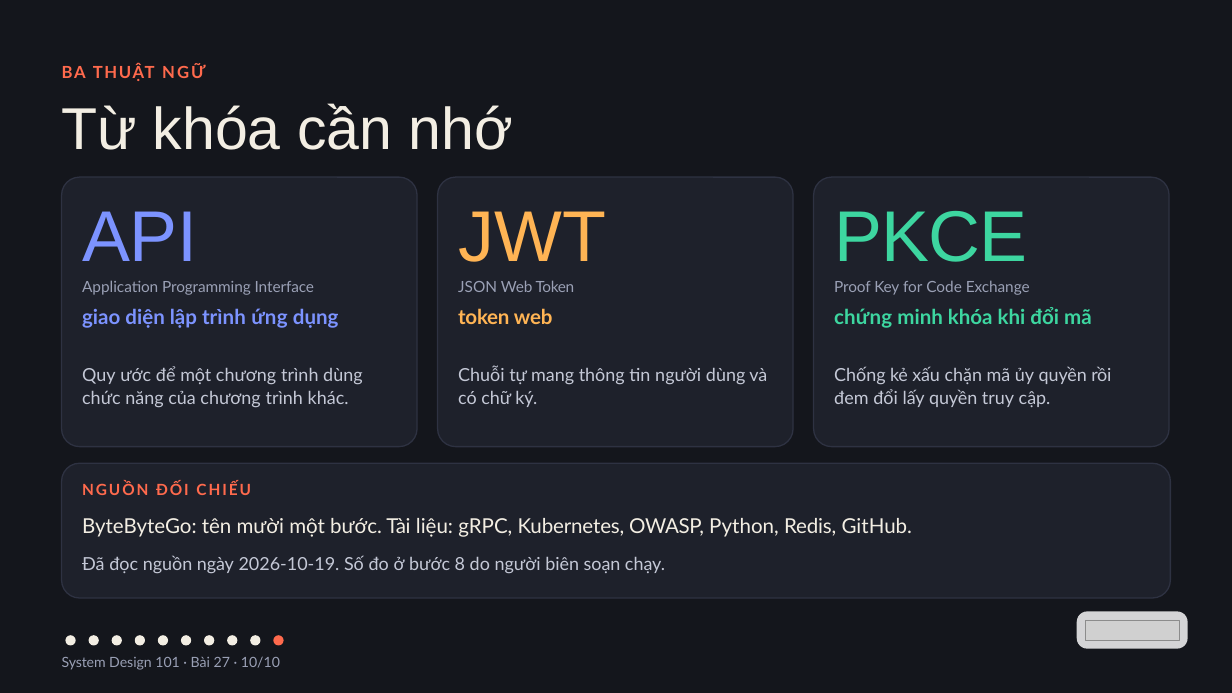
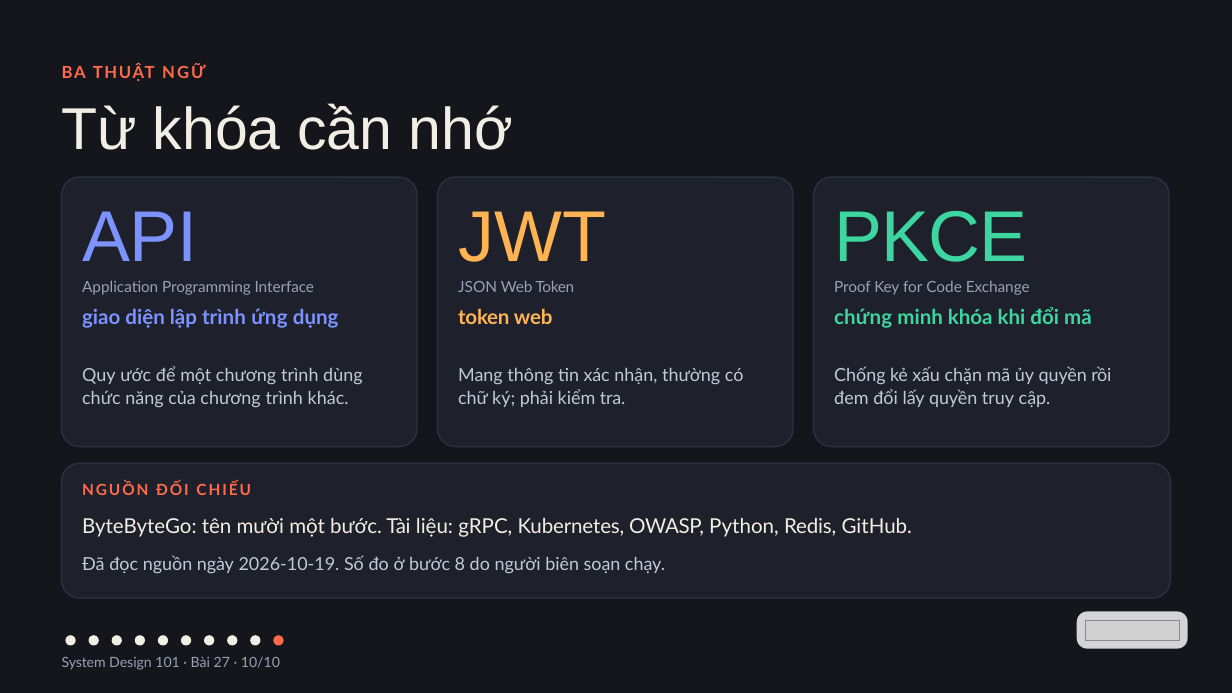
Before and after one commit to vohoailinh90/tool-marketing-studio, a slide deck: slide 10 of system-design-101/vi/lessons/sd-10-027/slides/sd-10-027.pptx. Drawn at 1232x693 pixels with LibreOffice and Linux fonts; fonts in the diff are those of the drawing; grey boxes stand for pictures. Boxes give left, top, right and bottom in pixels: in the first picture for what was removed or moved away, otherwise in the second. Text is boxed around its words. In the diff, an @@ line names an element or a change of style, - is before the commit and + after.

```diff
--- a/system-design-101/vi/lessons/sd-10-027/slides/sd-10-027.pptx
+++ b/system-design-101/vi/lessons/sd-10-027/slides/sd-10-027.pptx
@@ text at [458, 368, 744, 407]: text changed @@
-Chuỗi tự mang thông tin người dùng và có chữ ký.
+Mang thông tin xác nhận, thường có chữ ký; phải kiểm tra.
```
Also in this commit, not shown: 1 other slide changed, 1 other file.
